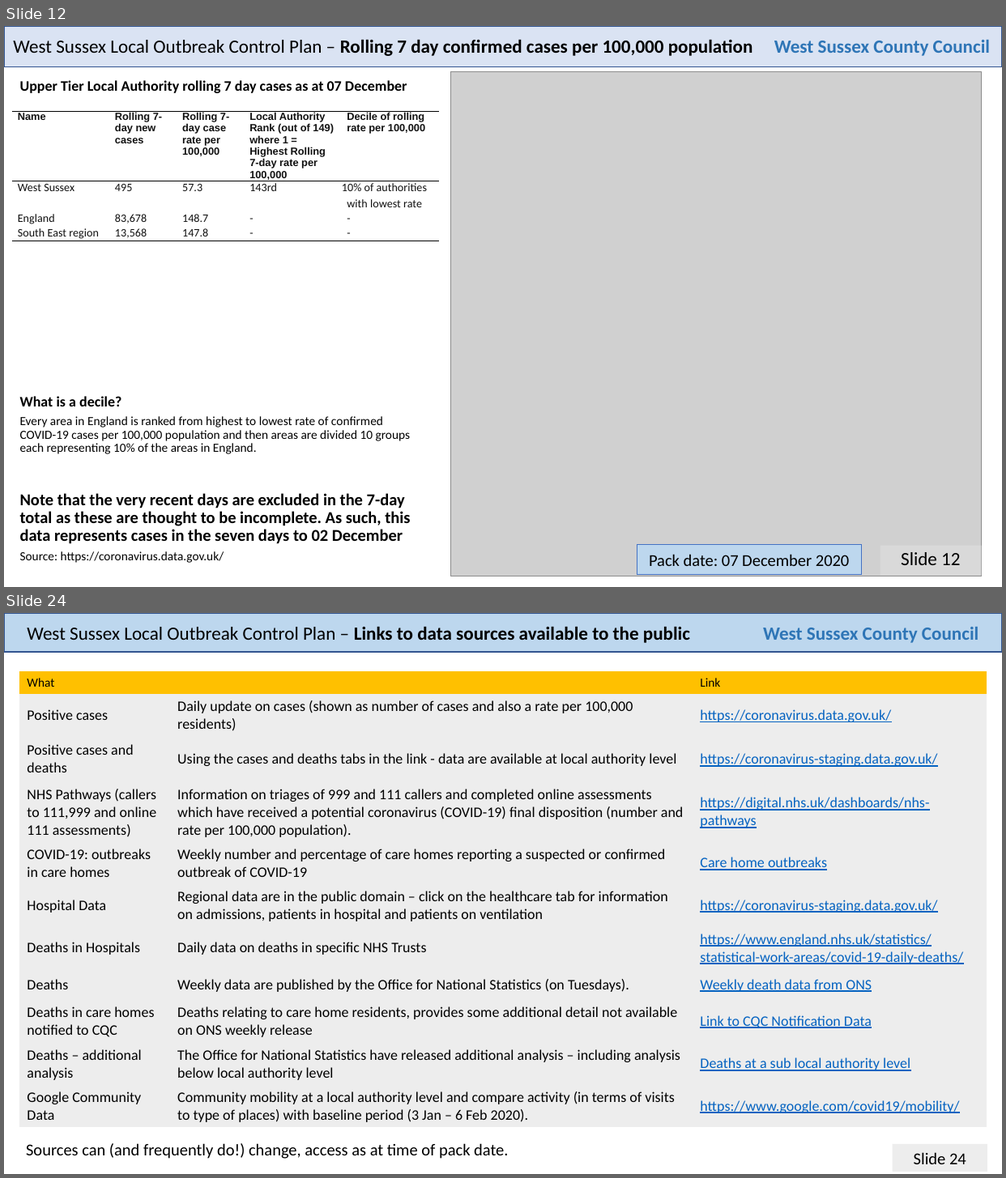
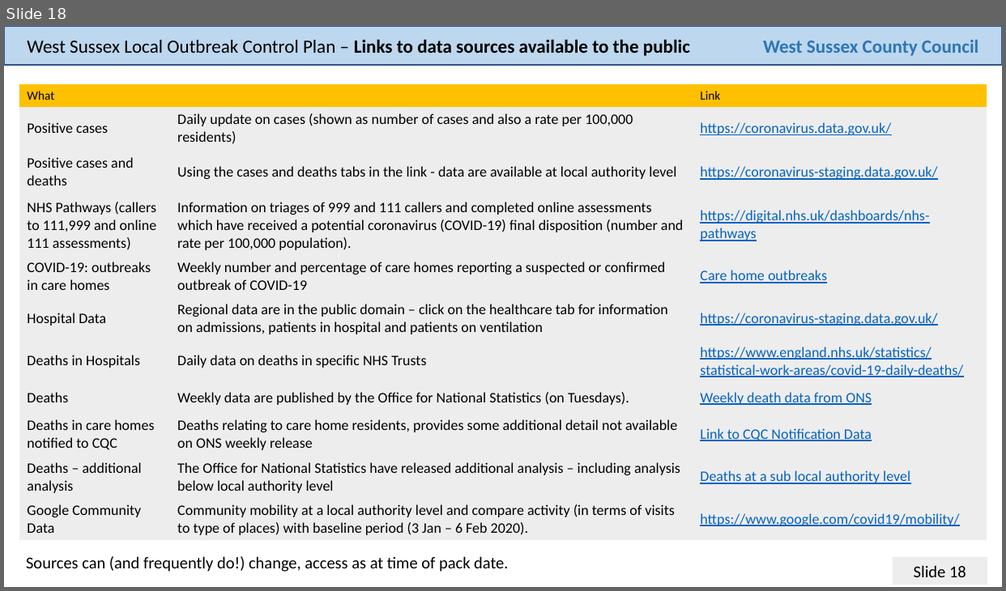
Before and after one commit to psychty/wsx_covid_datapack_public, a slide deck: Latest_West_Sussex_C19_slide_deck.pptx. Shown one above the other, each under a label of ours: slides 12 and 24 before the commit, slide 18 after it; the slides between them are not shown. The pictures are 1006x1178 and 1006x591 pixels, drawn with LibreOffice and Linux fonts; fonts in the diff are those of the drawing; grey boxes stand for pictures. Boxes give left, top, right and bottom in pixels: in the first picture for what was removed or moved away, otherwise in the second. Text is boxed around its words. In the diff, an @@ line names an element or a change of style, - is before the commit and + after.

```diff
--- a/Latest_West_Sussex_C19_slide_deck.pptx
+++ b/Latest_West_Sussex_C19_slide_deck.pptx
@@ slide 12 removed at bbox=[4, 26, 1002, 587], background #FFFFFF @@
@@ rectangle removed at bbox=[4, 26, 1002, 67] @@
@@ text removed at bbox=[13, 39, 753, 56] @@
-West Sussex Local Outbreak Control Plan – Rolling 7 day confirmed cases per 100,000 population
@@ text removed at bbox=[774, 40, 990, 56] @@
-West Sussex County Council
@@ picture removed at bbox=[451, 71, 982, 577] @@
@@ text removed at bbox=[20, 80, 407, 93] @@
-Upper Tier Local Authority rolling 7 day cases as at 07 December
@@ table removed at bbox=[12, 111, 439, 318], 4 rows, 5 columns @@
-Name | Rolling 7-day new cases | Rolling 7-day case rate per 100,000 | Local Authority Rank (out of 149) where 1 = Highest Rolling 7-day rate per 100,000 | Decile of rolling rate per 100,000
-West Sussex | 495 | 57.3 | 143rd | 10% of authorities with lowest rate
-England | 83,678 | 148.7 | - | -
-South East region | 13,568 | 147.8 | - | -
@@ text removed at bbox=[20, 396, 121, 407] @@
-What is a decile?
@@ text removed at bbox=[20, 416, 411, 454] @@
-Every area in England is ranked from highest to lowest rate of confirmed COVID-19 cases per 100,000 population and then areas are divided 10 groups each representing 10% of the areas in England.
@@ text removed at bbox=[20, 493, 410, 544] @@
-Note that the very recent days are excluded in the 7-day total as these are thought to be incomplete. As such, this data represents cases in the seven days to 02 December
@@ text removed at bbox=[20, 552, 224, 563] @@
-Source: https://coronavirus.data.gov.uk/
@@ rectangle removed at bbox=[637, 544, 862, 574] @@
-Pack date: 07 December 2020
@@ text removed at bbox=[880, 545, 981, 575] @@
-Slide 12
@@ what was slide 24 is now slide 18 @@
@@ page number at bbox=[914, 565, 966, 578]: text changed @@
-Slide 24
+Slide 18
```
Also in this commit, not shown: 17 slides changed, 5 other slides removed, 46 other files.
